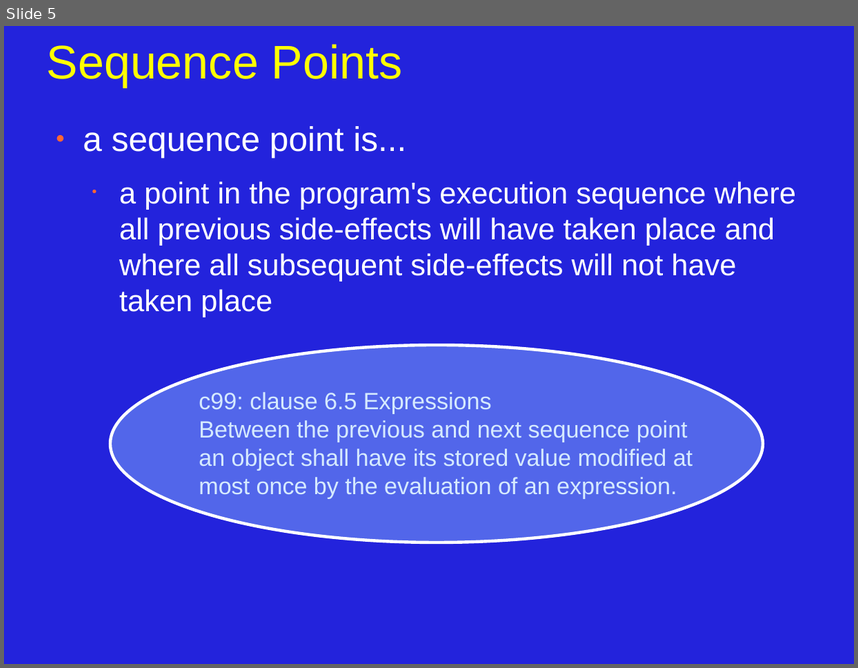
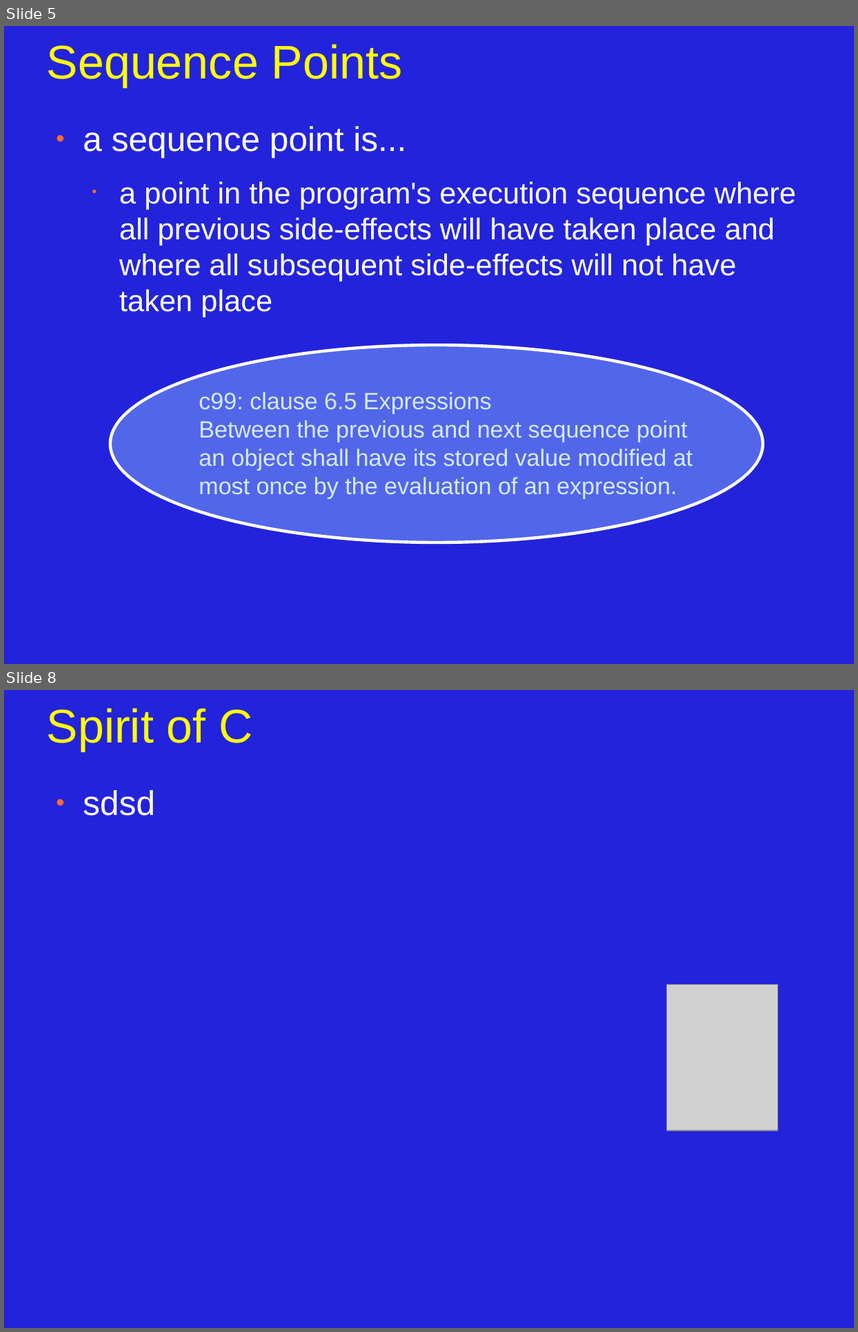
Before and after one commit to JonJagger/two-day-courses, a slide deck: cppf/01_Introduction_to_C++.odp. Shown one above the other, each under a label of ours: slide 5 before the commit, slides 5 and 8 after it; the slides between them are not shown. The pictures are 858x668 and 858x1332 pixels, drawn with LibreOffice and Linux fonts; fonts in the diff are those of the drawing; grey boxes stand for pictures. Boxes give left, top, right and bottom in pixels: in the first picture for what was removed or moved away, otherwise in the second. Text is boxed around its words. In the diff, an @@ line names an element or a change of style, - is before the commit and + after.

Commit message:
pulled in some images for use later

```diff
--- a/cppf/01_Introduction_to_C++.odp
+++ b/cppf/01_Introduction_to_C++.odp
@@ slide 8 added at [4,690,854,1328], background #2323DC @@
@@ title added at [47,708,253,751], 44 pt, text #FFFF00 @@
+Spirit of C
@@ text added at [83,790,155,816], 32 pt, text #FFFFFF @@
+● sdsd
@@ picture added at [666,985,778,1130] @@
```
Also in this commit, not shown: 3 slides changed, 1 other slide added, 1 slide removed.
